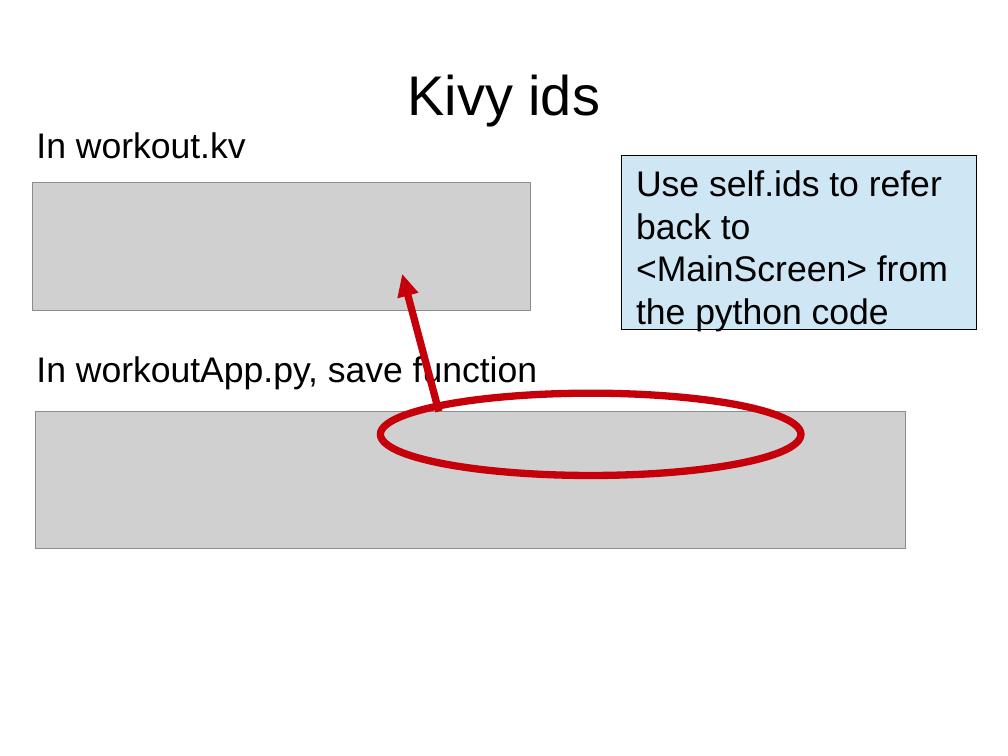
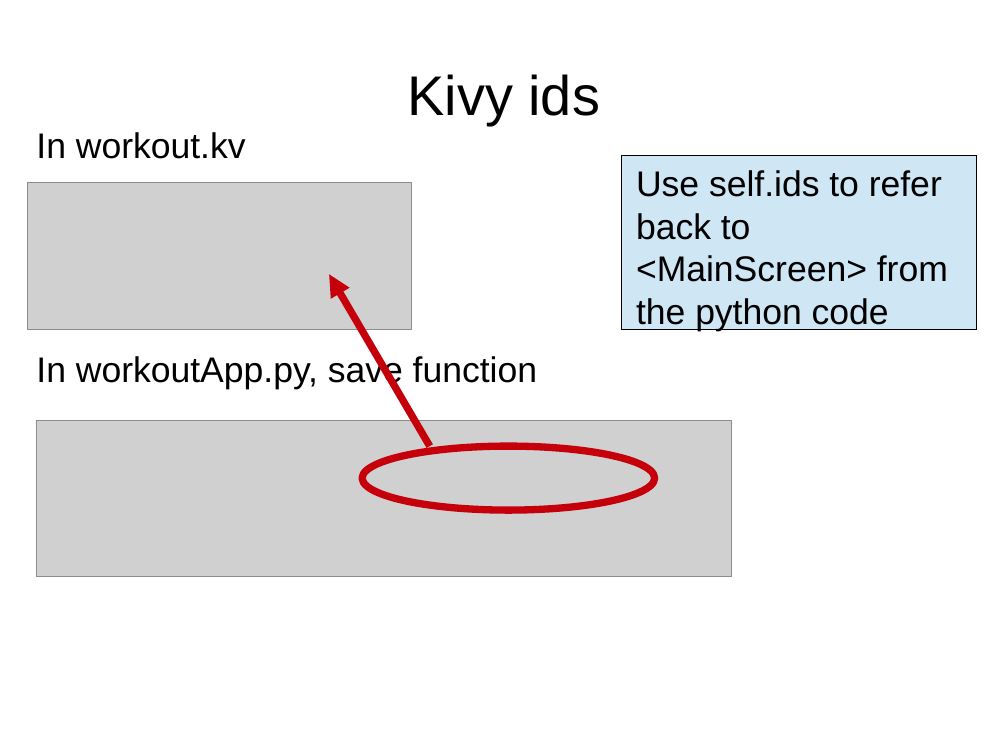
Before and after one commit to adasilva/intro_kivy, a slide deck: slide 26 of intro_kivy.odp (slide 24 before the commit). Drawn at 1008x756 pixels with LibreOffice and Linux fonts; fonts in the diff are those of the drawing; grey boxes stand for pictures. Boxes give left, top, right and bottom in pixels: in the first picture for what was removed or moved away, otherwise in the second. Text is boxed around its words. In the diff, an @@ line names an element or a change of style, - is before the commit and + after.

```diff
--- a/intro_kivy.odp
+++ b/intro_kivy.odp
@@ picture: place and size @@
-picture at (33,183,531,311)
+picture at (27,183,412,329)
@@ arrow moved from (439, 412) - (402, 274) to (430, 446) - (329, 274) @@
@@ picture: place and size @@
-picture at (36,412,906,549)
+picture at (37,421,732,576)
@@ ellipse: place and size @@
-ellipse at (381,393,801,476)
+ellipse at (362,446,655,510)
```
Also in this commit, not shown: 7 other slides changed, 2 slides added, 3 other files.
